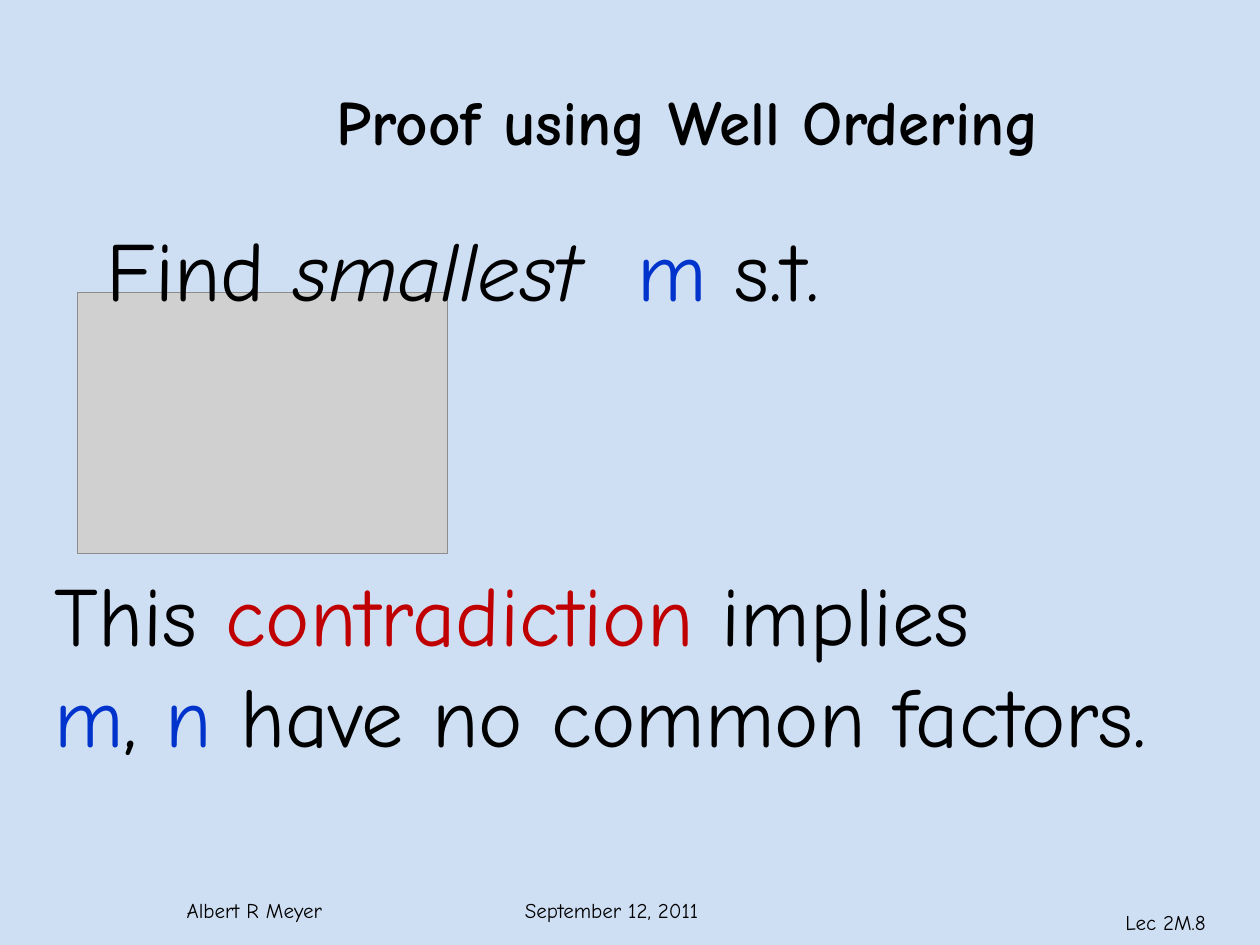
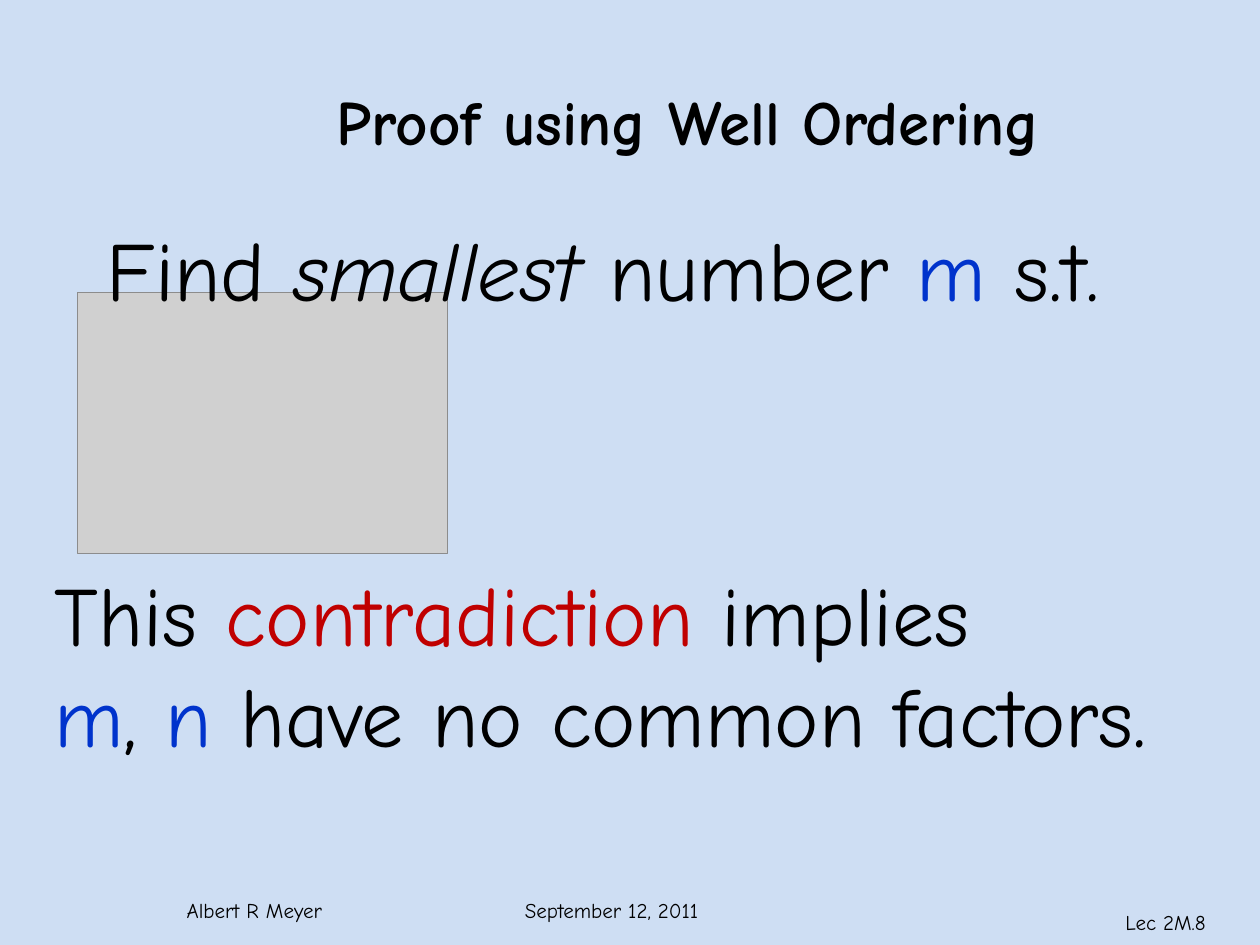
Before and after one commit to armeyer/mcs_web, a slide deck: slide 8 of fall11/slidesF11/slides2m.pptx. Drawn at 1260x945 pixels with LibreOffice and Linux fonts; fonts in the diff are those of the drawing; grey boxes stand for pictures; background and template pictures are left out. Boxes give left, top, right and bottom in pixels: in the first picture for what was removed or moved away, otherwise in the second. Text is boxed around its words. In the diff, an @@ line names an element or a change of style, - is before the commit and + after.

```diff
--- a/fall11/slidesF11/slides2m.pptx
+++ b/fall11/slidesF11/slides2m.pptx
@@ text at (107,243,1099,327): text changed @@
-Find smallest m s.t.
+Find smallest number m s.t.
```
Also in this commit, not shown: 1 other slide changed.
